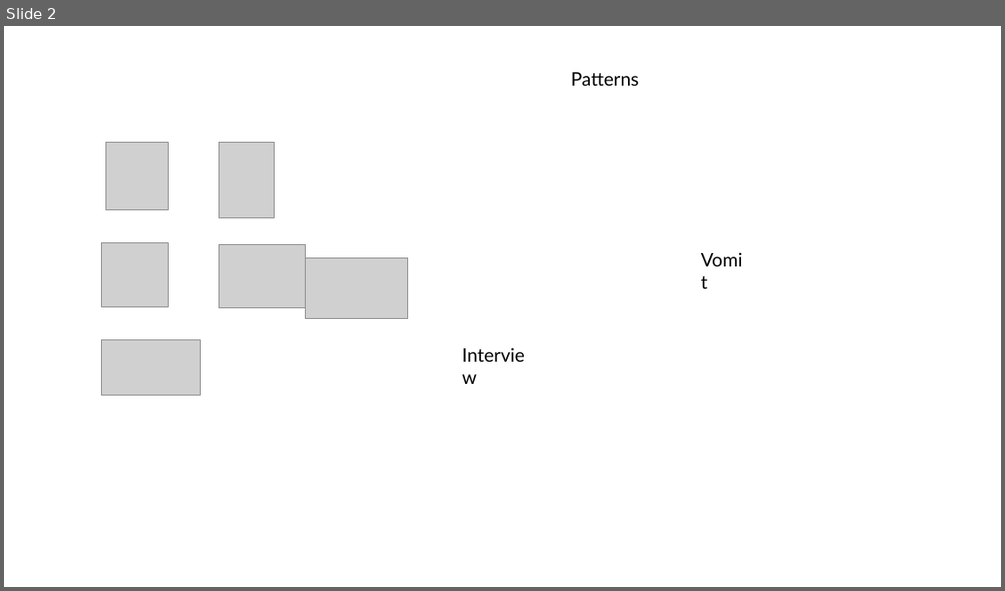
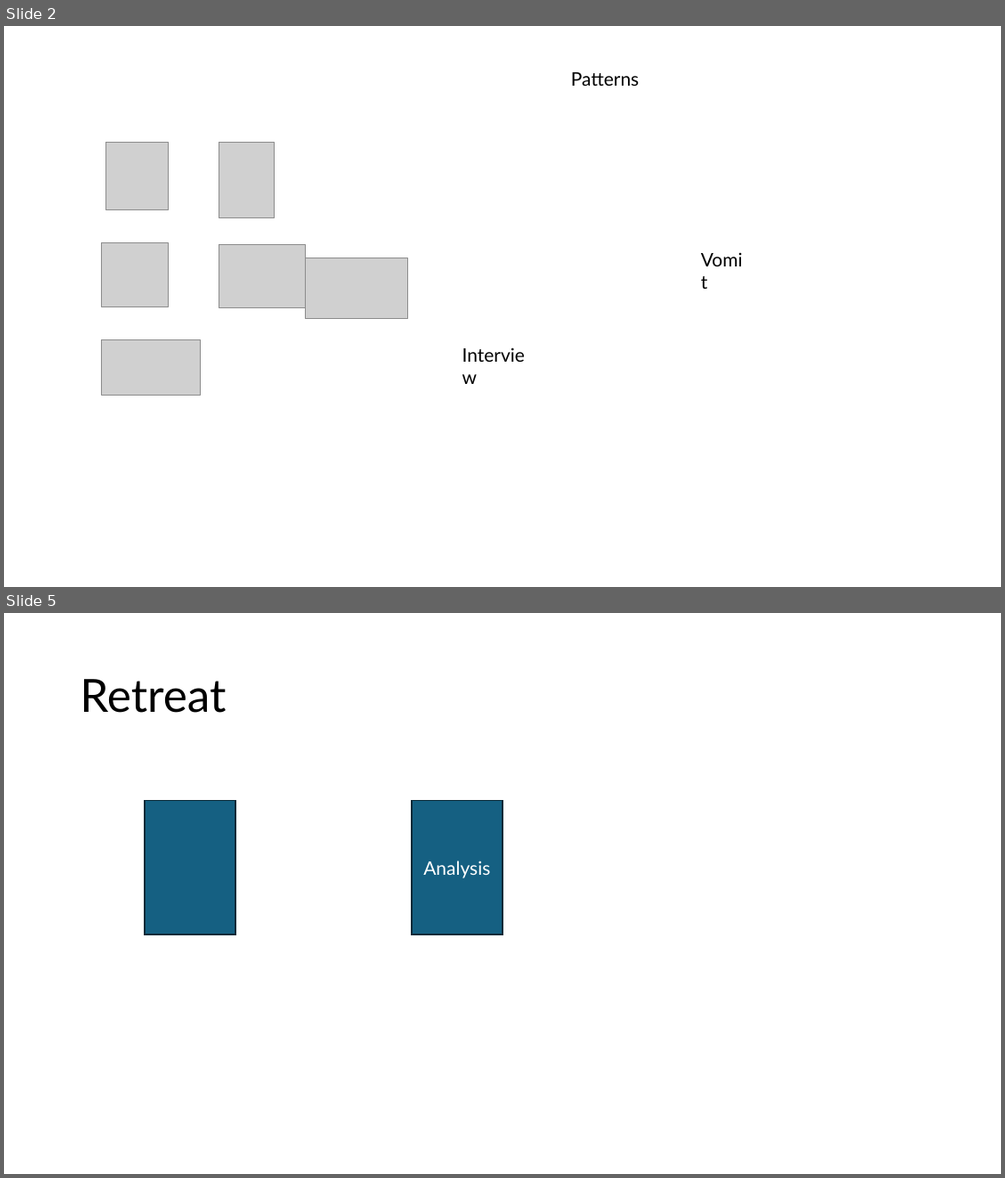
Before and after one commit to isidore/AIJournaling, a slide deck: Journaling.pptx. Shown one above the other, each under a label of ours: slide 2 before the commit, slides 2 and 5 after it; the slides between them are not shown. The pictures are 1005x591 and 1005x1178 pixels, drawn with LibreOffice and Linux fonts; fonts in the diff are those of the drawing; grey boxes stand for pictures. Boxes give left, top, right and bottom in pixels: in the first picture for what was removed or moved away, otherwise in the second. Text is boxed around its words. In the diff, an @@ line names an element or a change of style, - is before the commit and + after.

```diff
--- a/Journaling.pptx
+++ b/Journaling.pptx
@@ slide 5 added at (4, 613, 1001, 1174), background #FFFFFF @@
@@ title added at (80, 679, 226, 713), 44 pt, text #000000 @@
+Retreat
@@ rectangle added at (145, 801, 235, 935), fill #156082, outline #092A39 1.5 pt @@
@@ rectangle added at (412, 801, 502, 935), fill #156082, outline #092A39 1.5 pt, 18 pt, text #FFFFFF @@
+Analysis
```
Also in this commit, not shown: 5 other slides added, 3 other files.
